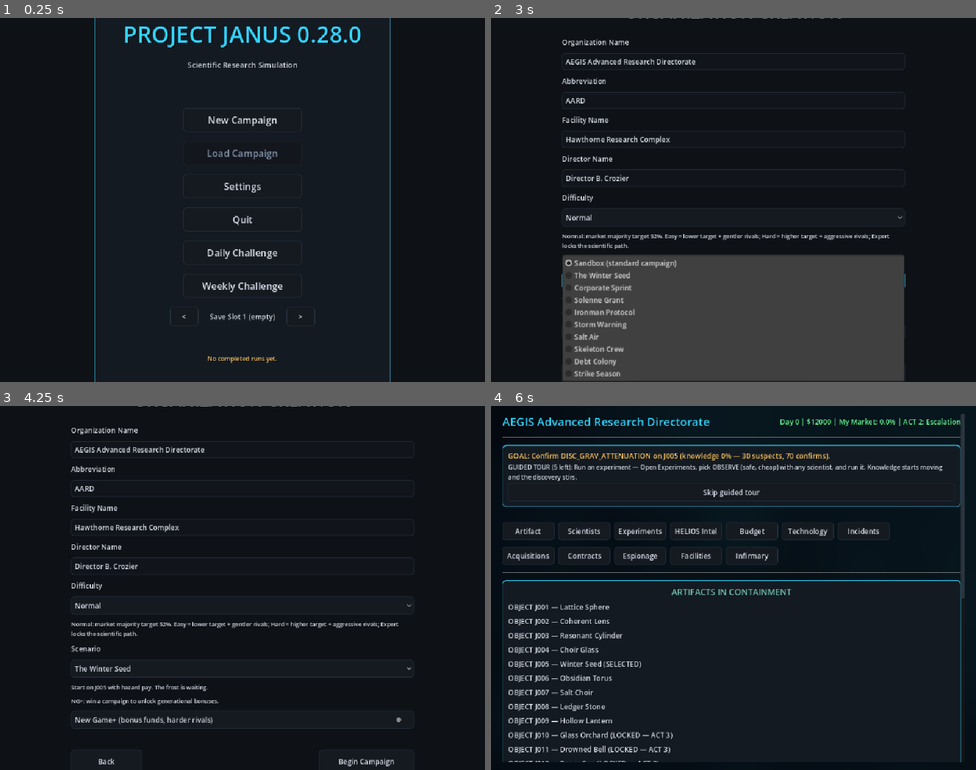
Above: before the commit, frames 1-4 (two rows, left to right).
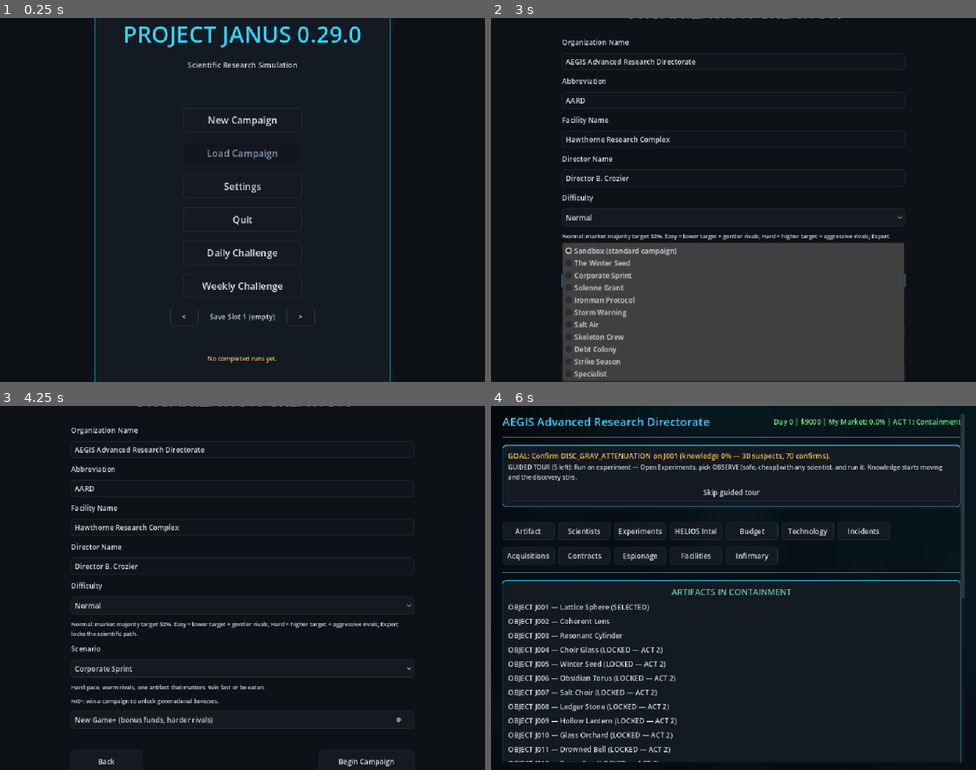
Above: after the commit, the same moments.

Repository: lutecian/project-janus
Game: Godot game, scene res://scenes/main/main_menu.tscn
Same seed, same stepped clock (60 frames per second), same inputs: the game is played once before the commit and once after it.
Inputs:
- Up to frame 1 (0.25 s): no input
- Up to frame 2 (3 s): click "New Campaign" at 0.5 s; click "Normal" at 1.25 s; click "Normal" at 2 s; click "Sandbox (standard campaign)" at 2.75 s
- Up to frame 3 (4.25 s): click "Sandbox (standard campaign)" at 3.5 s
- Up to frame 4 (6 s): click "New Game+ (bonus funds, harde…" at 4.25 s; click "New Game+ (bonus funds, harde…" at 5 s; click "Begin Campaign" at 5.75 s

The runs differ from the first frame. In frame 1, less than 0.1% of the frame differs, in the area x 68-71%, y 2-7%; in frame 2, 3.4%, in the area x 14-86%, y 61-99%; in frame 3, 0.4%; in frame 4, 1.2%.

Commit message:
JANUS 0.29 specialist + mild coverage + recovery training
- SCN_SPECIALIST via knowledge_set key (J002 at 20, signature day one)
- 3 mild J016-18 incidents + 2 contracts (27-deck)
- Training grants +1 influence in recovery
- 28 suites green, probe pillars hold

Diff:
--- a/data/contracts/contracts.json
+++ b/data/contracts/contracts.json
@@ -325,6 +325,32 @@
       "market_bonus": 2.0,
       "military": false,
       "event_tag": ""
+    },
+    {
+      "id": "CTR_VERACITY",
+      "issuer": "Board of Standards",
+      "title": "Veracity Calibration",
+      "flavor": "They want the candle's lean certified as a measurement standard. The candle has not agreed to be a standard.",
+      "days_required": 4,
+      "upfront": 1300,
+      "completion_pay": 1900,
+      "tech_key": "experimental_field_sensor",
+      "market_bonus": 1.5,
+      "military": false,
+      "event_tag": ""
+    },
+    {
+      "id": "CTR_SNOWLINE",
+      "issuer": "Cryogenic Society",
+      "title": "Snowline Preservation",
+      "flavor": "Keep the flake at exactly zero forever, on purpose this time, and document how it was already doing that.",
+      "days_required": 5,
+      "upfront": 1400,
+      "completion_pay": 2000,
+      "tech_key": "cryo_lattice",
+      "market_bonus": 2.0,
+      "military": false,
+      "event_tag": ""
     }
   ]
 }
--- a/data/events/incidents.json
+++ b/data/events/incidents.json
@@ -585,6 +585,66 @@
    "Personnel recovered. One personal effect retained by artifact."
   ],
   "discovery_chance_increase": 0.12
+ },
+ {
+  "id": "INC_SHORT_MEETING",
+  "name": "Short Meeting",
+  "description": "A review held around the Tallow Saint ended in eleven minutes with unusual candor.",
+  "graphic_description": "The flame leaned at the deputy director through the entire budget review, steady as a finger. He confessed to padding the capacitor requisition, apologized to the candle specifically, and approved everything else unchallenged. Shortest meeting on record. The minutes note 'the candle dissented' on one line item.",
+  "casualty": 0,
+  "severity": "minor",
+  "trigger_chance": 0.02,
+  "knowledge_state_required": "unknown",
+  "effects": {
+   "observation_quality_reduction": 0.05,
+   "budget_cost": 200,
+   "days_lost": 0
+  },
+  "observations": [
+   "Artifact oriented toward personnel during administrative proceedings.",
+   "Meeting duration anomalously short. Candor anomalously high."
+  ],
+  "discovery_chance_increase": 0.05
+ },
+ {
+  "id": "INC_SPARE_FOUND",
+  "name": "Spare Found",
+  "description": "The Key opened a maintenance closet nobody remembers building.",
+  "graphic_description": "Behind a panel in sub-basement storage, the Key turned a lock with no corresponding keyhole and opened a closet full of spare parts for instruments the lab has never owned. Everything is labeled, everything is new, everything is for machines one generation ahead of ours. Facilities has inventoried it all twice. The inventory keeps gaining items.",
+  "casualty": 0,
+  "severity": "minor",
+  "trigger_chance": 0.02,
+  "knowledge_state_required": "unknown",
+  "effects": {
+   "observation_quality_reduction": 0.05,
+   "budget_cost": 300,
+   "days_lost": 0
+  },
+  "observations": [
+   "Artifact opened unmapped storage containing future-model components.",
+   "Inventory count unstable. Components functional."
+  ],
+  "discovery_chance_increase": 0.05
+ },
+ {
+  "id": "INC_STAPLER_ORBIT",
+  "name": "Stapler Orbit",
+  "description": "The orbiting stapler has been joined by a paperclip.",
+  "graphic_description": "The stapler that never came down after the Whiteout now has company: a paperclip, rising at the same three centimeters per second, settling into a companion orbit. The crew has named them both and tracks conjunctions on the whiteboard. Morale is measurably higher in that corner. Science does not know why. Science is taking notes.",
+  "casualty": 0,
+  "severity": "minor",
+  "trigger_chance": 0.02,
+  "knowledge_state_required": "unknown",
+  "effects": {
+   "observation_quality_reduction": 0.0,
+   "budget_cost": 100,
+   "days_lost": 0
+  },
+  "observations": [
+   "Second object achieved stable upward orbit around artifact.",
+   "Personnel morale elevated in affected area."
+  ],
+  "discovery_chance_increase": 0.05
 }
   ],
   "incident_cooldown_days": 5,
--- a/data/scenarios/scenarios.json
+++ b/data/scenarios/scenarios.json
@@ -125,6 +125,19 @@
       "rival_bonus": 0.0,
       "remove_scientists": [],
       "loyalty_set": 25
+    },
+    {
+      "id": "SCN_SPECIALIST",
+      "name": "Specialist",
+      "flavor": "A former lens technician joins with a notebook full of focal-point data. The signature run is available from day one.",
+      "start_act": 1,
+      "seed": 6161,
+      "difficulty": "normal",
+      "start_artifact": "J002",
+      "funds_bonus": 0,
+      "rival_bonus": 0.0,
+      "remove_scientists": [],
+      "knowledge_set": 20
     }
   ]
 }
--- a/scripts/autoload/game_state.gd
+++ b/scripts/autoload/game_state.gd
@@ -1,6 +1,6 @@
 extends Node
 
-const GAME_VERSION := "0.28.0"
+const GAME_VERSION := "0.29.0"
 const ObservationSimulator = preload("res://scripts/simulation/observation_simulator.gd")
 
 var campaign_id: String = ""
@@ -750,6 +750,8 @@
 	skills[skill] = cur + 1
 	target["stress"] = mini(int(target.get("stress", 0)) + 8, 100)
 	target["experience"] = int(target.get("experience", 0)) + 2
+	if in_recovery:
+		influence = clampf(influence + 1.0, 0.0, 100.0)
 	elapsed_days += 1.0
 	log_telemetry("training", {"scientist": sci_id, "skill": skill, "cost": cost})
 	_tick_new_day([sci_id])
@@ -2345,6 +2347,10 @@
 	if loyalty_set >= 0:
 		for s in scientists:
 			(s as Dictionary)["loyalty"] = clampi(loyalty_set, 0, 100)
+	var knowledge_set: int = int(sdef.get("knowledge_set", -1))
+	if knowledge_set >= 0:
+		knowledge["progress"] = mini(knowledge_set, 100)
+		_update_knowledge_state()
 	var rb: float = float(sdef.get("rival_bonus", 0.0))
 	if rb != 0.0:
 		for r in rivals:
--- a/tests/scene_test_runner.gd
+++ b/tests/scene_test_runner.gd
@@ -814,8 +814,8 @@
 	GameState.select_artifact(0)
 
 	# --- C1: Deck spawns full, nothing pending yet ---
-	if GameState.contract_deck.size() != 25:
-		push_error("ctr: expected 25-contract deck, got %d" % GameState.contract_deck.size())
+	if GameState.contract_deck.size() != 27:
+		push_error("ctr: expected 27-contract deck, got %d" % GameState.contract_deck.size())
 		failures += 1
 	if not GameState.pending_offer.is_empty() or not GameState.active_contract.is_empty():
 		push_error("ctr: should start with no pending/active contract")
@@ -906,7 +906,7 @@
 	if GameState.active_contract.get("id", "") == "":
 		push_error("ctr: active contract lost after save/load")
 		failures += 1
-	if GameState.contract_deck.size() != 24:
+	if GameState.contract_deck.size() != 26:
 		push_error("ctr: deck not preserved after save/load (got %d)" % GameState.contract_deck.size())
 		failures += 1
 
@@ -2591,6 +2591,17 @@
 	if max_loyal != 25:
 		push_error("chal: strike season should cap loyalty at 25, got %d" % max_loyal)
 		failures += 1
+	GameState.initialize_new_campaign({"name": "Scn Specialist"}, "normal", 6161)
+	GameState.apply_scenario("SCN_SPECIALIST")
+	if GameState.artifact.get("id", "") != "J002":
+		push_error("chal: specialist should start on J002, got %s" % GameState.artifact.get("id", "?"))
+		failures += 1
+	if int(GameState.knowledge.get("progress", 0)) != 20:
+		push_error("chal: specialist should open at 20 knowledge, got %d" % int(GameState.knowledge.get("progress", 0)))
+		failures += 1
+	if not GameState.is_experiment_unlocked("EXP_J002"):
+		push_error("chal: specialist signature should be runnable day one")
+		failures += 1
 
 	# --- H6: Save/load preserves challenge + NG state ---
 	GameState.active_mutators = ["MUT_GLASS"]
@@ -2706,6 +2717,14 @@
 	GameState._tick_contracts()
 	if GameState.influence <= before_c:
 		push_error("recovery: contracts should raise influence")
+		failures += 1
+	var before_t: float = GameState.influence
+	var tr_rec: Dictionary = GameState.train_scientist(GameState.scientists[0].get("id", ""), "physics")
+	if not bool(tr_rec.get("ok", false)):
+		push_error("recovery: training should be available in recovery")
+		failures += 1
+	elif GameState.influence <= before_t:
+		push_error("recovery: training should raise influence")
 		failures += 1
 
 	# --- Q5: Sabotage vs parent pays influence, exposes risk ---
Not shown, changed: CHANGELOG.md
